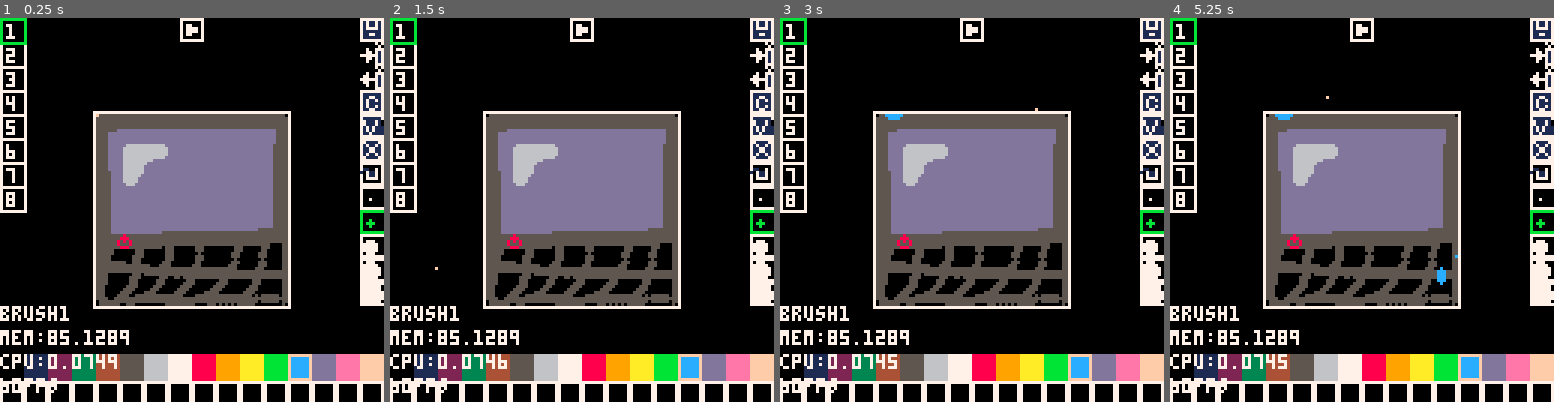
Above: before the commit, frames 1-4 (left to right).
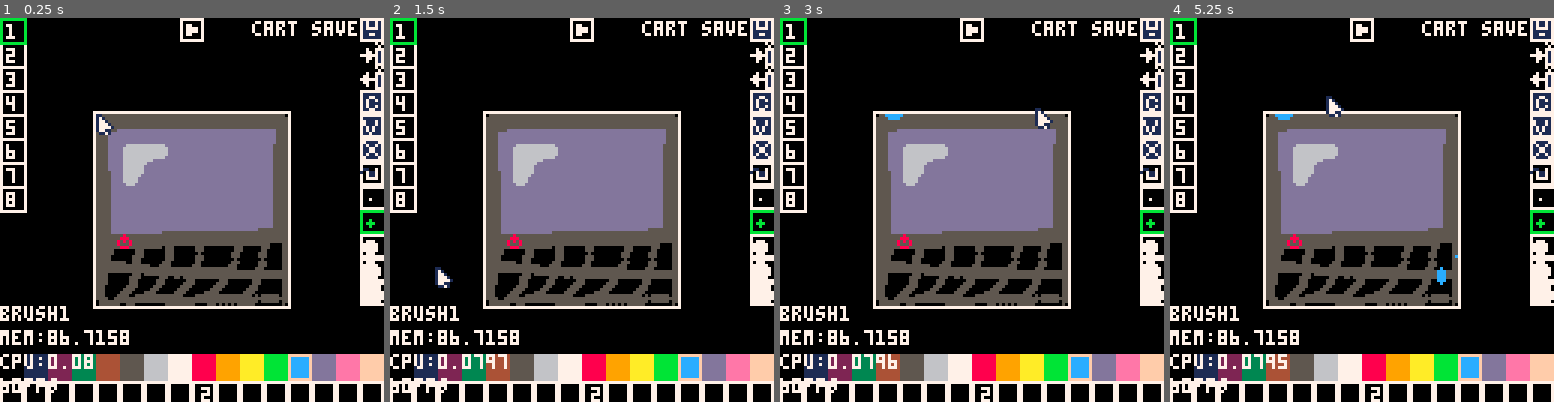
Above: after the commit, the same moments.

Repository: m-r-hunt/Pico-8-Carts
Game: PICO-8 cartridge flickgame.p8
Two runs of this game, one before a commit and one after it. Both use one fixed random seed, a clock stepped at 60 frames per second and the inputs below.
Inputs (mouse positions are in pixels of both pictures, inside the frame that each line leads up to):
- Up to frame 1 (0.25 s): no input
- Up to frame 2 (1.5 s): tap X (X key) at 0.33, 1.07 s; click (670, 121) at 0.67 s; tap O (Z key) at 0.7 s; click (436, 267) at 1.22 s
- Up to frame 3 (3 s): hold Right 1.6-2.1 s; tap O (Z key) every 0.4 s from 1.7 to 2.9 s; click (887, 114) at 1.77 s; tap X (X key) at 1.85, 2.97 s; hold Up 2.15-2.42 s; click (952, 259) at 2.32 s; hold Right from 2.47 s (still down); click (1014, 106) at 2.87 s
- Up to frame 4 (5.25 s): release Right at 3.03 s; hold Left 3.08-3.58 s; tap O (Z key) every 0.4 s from 3.3 to 4.9 s; click (1465, 256) at 3.42 s; hold Down 3.63-3.97 s; click (1231, 102) at 3.97 s; hold Right 4.02-4.68 s; tap X (X key) at 4.08, 5.2 s; click (1292, 248) at 4.52 s; hold Up 4.73-5.03 s; click (1354, 94) at 5.07 s; hold Left from 5.08 s (still down)

The runs differ from the first frame. In frame 1, 1.0% of the frame differs, in the area x 15-100%, y 0-100%; in frame 2, 1.0%; in frame 3, 0.9%; in frame 4, 0.9%.

Commit message:
Fix transition loading, start on labelling.

Diff:
--- a/flickgame.p8
+++ b/flickgame.p8
@@ -7,6 +7,9 @@
 frame_total_size=64*64/2
 frame_base=0x0300
 
+max_frames=8
+trans_base=frame_base-max_frames*16
+
 screen_line=128/2
 vram_base=0x6000
 screen_frame_base=vram_base+32*screen_line+32/2
@@ -24,8 +27,6 @@
 last_mx=0
 last_my=0
 last_mb=0
-
-max_frames=8
 
 transitions={
  {8,8,8,8,8,8,8,8,8,8,8,8,8,8,8,8},
@@ -45,6 +46,10 @@
 cur_brush=1
 
 ui={}
+
+labels={
+ {84,1,"cart save"},
+}
 
 function _init()
  --memset(frame_base,0x0,max_frames*frame_total_size)
@@ -71,6 +76,15 @@
   {120,48, 8,  8, fill,draw_fill},
   {120,brush_base, 8,  40,brush,draw_brush}
  }
+
+ --load transitions
+ local idx=0
+ for t in all(transitions) do
+  for tt,_ in pairs(t) do
+   t[tt]=peek(trans_base+idx)
+   idx+=1
+  end
+ end
 end
 
 function copy_frame_to_screen(edit)
@@ -316,7 +330,12 @@
 
   clip()
   camera()
-  pset(curs_x,curs_y,15)
+
+  for l in all(labels) do
+   print(l[3],l[1],l[2],7)
+  end
+
+  spr(4,curs_x,curs_y)
 
   --debug
   for u in all(ui) do
@@ -734,6 +753,14 @@
 
 function csave(lpressed,ldown,rpressed,rdown)
  if lpressed then
+ --save transitions
+ local idx=0
+ for t in all(transitions) do
+  for tt in all(t) do
+   poke(trans_base+idx,tt)
+   idx+=1
+  end
+ end
   cstore()
  end
 end
@@ -868,16 +895,16 @@
 __gfx__
 00000000777777770000070700000707110000000001000000010000000000007777777777777777777777777777777777777777000000000000000077777777
 00000000717117170000007000000070171000000017100000171000000000007711117771111117711111177000000770000007000000000000000077777777
-00700700717117170070077700700777177100000100010000171101000000007171171771177117771117107110070770770007000000000000000077777777
-00077000717777170077071707700717177710001700071000171717100000007117711771711717771117101071170770777707000000000000000077777777
-00077000711111177777771777777717177771000100010001177777100000007117711771711117717171117071170770777707000000000000000077777777
-00700700711771170077071707700717177110000017100017177777100000007171171771711717717171117077770770770007000000000000000077777777
-00000000711111170070071700700717011710000001000001777777100000007711117771177117711711117000000770000007000000000000000077777777
+00700700717117170070077700700777177100000100010000171101000000007171171771177117771117177110070770770007000000000000000077777777
+00077000717777170077071707700717177710001700071000171717100000007117711771711717771117171071170770777707000000000000000077777777
+00077000711111177777771777777717177771000100010001177777100000007117711771711117717171177071170770777707000000000000000077777777
+00700700711771170077071707700717177110000017100017177777100000007171171771711717717171177077770770770007000000000000000077777777
+00000000711111170070071700700717011710000001000001777777100000007711117771177117711711177000000770000007000000000000000077777777
 00000000777777770000077700000777000000000000000000117771000000007777777777777777777777777777777777777777000000000000000077777777
 00000000444844440000000000000000000000000000000000017771000000000000000000000000000000000000000000000000000000000000000000000000
 00000000444344440000000000000000000000000000000000001110000000000000000000000000000000000000000000000000000000000000000000000000
-00000000444c44440000000000000000000000000000000000000000000000000000000000000000000000000000000000000000000000000000000000000000
-00000000444944440000000000000000000000000000000000000000000000000000000000000000000000000000000000000000000000000000000000000000
+80808080808080801080808080808080808080208080802020202080202020808080808080803080808080808080808080708080808080804080808080808080
+80805080808080808080808080808080808060808080808080808080808080808080808080808080008080808080808080808080808080808030808080808080
 05555555555555555555555555555555555555555555555555555555555555505555555555555555555555555555555555555555555555555555555555555555
 55555555555555555555555555555555555555555555555555555555555555555555555555555555555555555555555555555555555555555555555555555555
 55555555555555555555555555555555555555555555555555555555555555555555555ddddddddddddddddddddddddddddddddddddddddddddddddddddd5555
